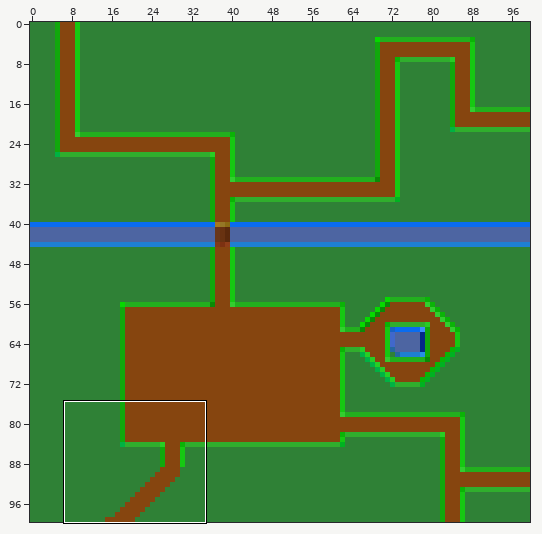
Edited in one commit: sprite sheet (src/assets/images/villages/map.png). The first picture is a wide view before the edit; the outline marks the close-up.
Close-up. Old version:
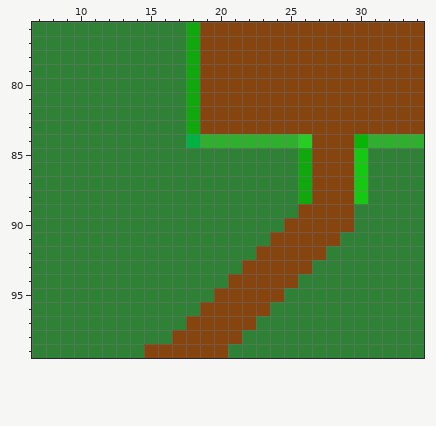
The file is 100x100 pixels. Colours within 5 levels of each other are drawn and written as one. Shown: x 7..34, y 76..99. The commit also changed other parts of the picture, which this record leaves out.
And afterwards:
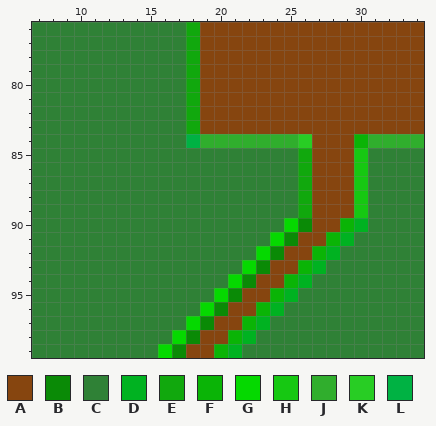
Palette (. is transparent): A #86450f  B #0a8a06  C #2f8136  D #00b221  E #11a80d  F #0ab406  G #05d900  H #16c812  J #30ae2d  K #28cd24  L #00b243
Change:
Changed rows in their new state; - is an unchanged pixel.
first column x 15:
 89 -----------E---H
 90 ----------GB--FD
 91 ---------GB--FD-
 92 --------GB--FD--
 93 -------GB--FD---
 94 ------GB--FD----
 95 -----GB--FD-----
 96 ----GB--FD------
 97 ---GB--FD-------
 98 --GB--FD--------
 99 CGB--FD---------
